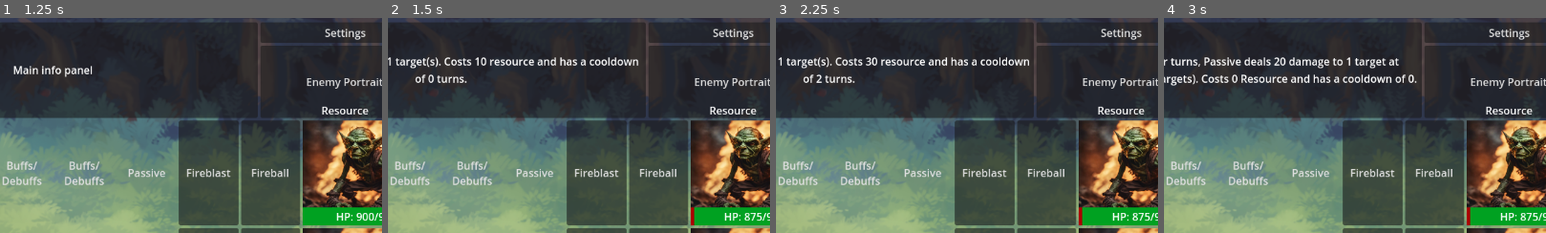
Above: before the commit, frames 1-4 (left to right).
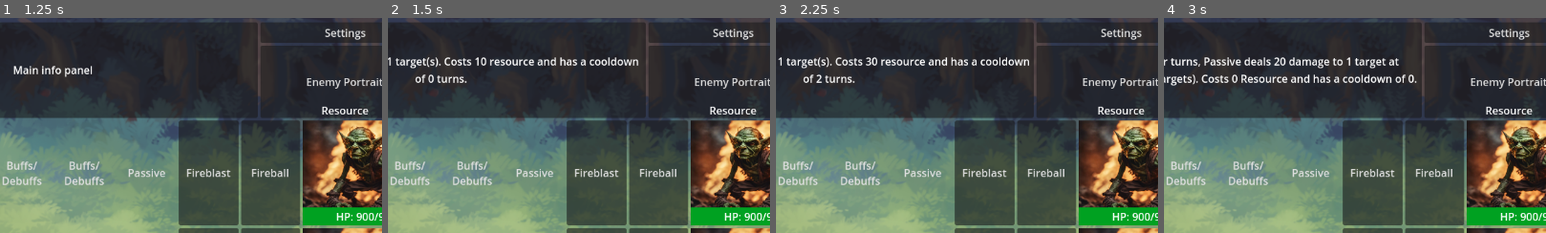
Above: after the commit, the same moments.

Repository: billyquick/arena_game
Game: Godot game, scene res://scenes/battle_level.tscn
The game is run twice, just before and just after one commit, with the same random seed, the same clock (stepped at 60 frames per second) and the same inputs.
Inputs (mouse positions are % of the whole screen's width and height, from its top left):
- Up to frame 1 (1.25 s): click (9, 36) at 0.52 s
- Up to frame 2 (1.5 s): click "Fireball" at 1.25 s
- Up to frame 3 (2.25 s): click "Fireblast" at 2 s
- Up to frame 4 (3 s): click "Passive" at 2.75 s
The pictures show only the part of the screen within x 43-93%, y 0-50%; the shares and areas given below are measured in that part.

Frame 1 is identical in both runs. In frame 2, 0.2% of the frame differs, in the area x 79-98%, y 88-97%; in frame 3, 0.2%; in frame 4, 0.2%.

Commit message:
executeAbility functional
executeAbility now takes real data and checks if target is valid

Diff:
--- a/battle.gd
+++ b/battle.gd
@@ -7,8 +7,9 @@
 var abilityCounter = 0
 var validTargets
 var activeCharacter
+var activeAbility
 
-@onready var enemyCharacter1Health = $MarginContainer/VBoxContainer/MarginContainer2/HBoxContainer/EnemyTeam/EnemyCharacter1/Portrait/Healthbar
+@onready var enemyCharacter1Health = $MarginContainer/VBoxContainer/MarginContainer2/HBoxContainer/EnemyTeam/EnemyCharacter1/EnemyPortrait1/Healthbar
 
 # We might be able to use this to halt execution until it is your turn
 signal turn_passed
@@ -47,13 +48,15 @@
 	characterCounter = 0
 
 func executeAbility(character, selectedAbility, target):
-	if teamResource.consumeResource(selectedAbility.cost):
+	if teamResource.consumeResource(selectedAbility.cost) and !selectedAbility.is_passive:
 		target.health -= selectedAbility.damage
 		updateHealth(enemyCharacter1Health, target)
 		print(character.name, " used ", selectedAbility.name, " on ", target.name)
 		print(target.name, "'s health is now ", target.health)
+		activeCharacter = null
+		activeAbility = null
 	else:
-		print("Not enough resource to use this ability!")
+		print("Not enough resource to use this ability or passive is selected!")
 
 func _on_TargetClicked(targetCharacter: Character):
 	# Determine which ability was being used (based on the ability selection process)
@@ -141,6 +144,12 @@
 		# polish: highlight enemy portraits
 		return teamManager.opponentTeam
 
+func isValidTarget(target):
+	if target in validTargets:
+		return true
+	else:
+		return false
+
 func _on_char_1_ability_1_pressed():
 	# print(teamManager.playerTeam[0].abilities[0].description)
 	displayInfo(teamManager.playerTeam[0].abilities[0])
@@ -148,18 +157,36 @@
 	validTargets = getValidTargets(teamManager.playerTeam[0].abilities[0])
 	# assign active Character to the character's ability we selected
 	activeCharacter = teamManager.playerTeam[0]
-	# need to find a target
-	executeAbility(activeCharacter, teamManager.playerTeam[0].abilities[0], teamManager.opponentTeam[0])
-	print("ability's valid targets: ", validTargets)
+	activeAbility = teamManager.playerTeam[0].abilities[0]
+	# need to set target based on target clicked
+
+	print(teamManager.playerTeam[0].abilities[0].name, " can target: ", validTargets)
 
 func _on_char_1_ability_2_pressed():
 	displayInfo(teamManager.playerTeam[0].abilities[1])
 	validTargets = getValidTargets(teamManager.playerTeam[0].abilities[1])
 	activeCharacter = teamManager.playerTeam[1]
-	print("ability's valid targets: ", validTargets)
+	activeAbility = teamManager.playerTeam[0].abilities[1]
+	print(teamManager.playerTeam[0].abilities[1].name, " can target: ", validTargets)
 
 func _on_char_1_ability_3_pressed():
 	displayInfo(teamManager.playerTeam[0].abilities[2])
 	validTargets = getValidTargets(teamManager.playerTeam[0].abilities[2])
 	activeCharacter = teamManager.playerTeam[2]
-	print("ability's valid targets: ", validTargets)
+	activeAbility = teamManager.playerTeam[0].abilities[2]
+	print(teamManager.playerTeam[0].abilities[2].name, " can target: ", validTargets)
+
+# clicking a portrait should probably set a target
+func _on_enemy_portrait_1_pressed():
+	if activeCharacter != null and isValidTarget(teamManager.opponentTeam[0]):
+		executeAbility(activeCharacter, activeAbility, teamManager.opponentTeam[0])
+	else:
+		print("No active character")
+	pass
+
+
+func _on_char_1_portrait_pressed():
+	if activeCharacter != null and isValidTarget(teamManager.playerTeam[1]):
+		executeAbility(activeCharacter, activeAbility, teamManager.playerTeam[1])
+	else:
+		print("No active character or invalid target!")
--- a/scenes/battle_level.tscn
+++ b/scenes/battle_level.tscn
@@ -172,27 +172,27 @@
 layout_mode = 2
 size_flags_vertical = 3
 
-[node name="Portrait" type="TextureButton" parent="MarginContainer/VBoxContainer/MarginContainer2/HBoxContainer/PlayerTeam/PlayerCharacter2"]
-custom_minimum_size = Vector2(192, 0)
-layout_mode = 2
-ignore_texture_size = true
-stretch_mode = 0
-
-[node name="Healthbar" type="ProgressBar" parent="MarginContainer/VBoxContainer/MarginContainer2/HBoxContainer/PlayerTeam/PlayerCharacter2/Portrait"]
-layout_mode = 1
-anchors_preset = 12
-anchor_top = 1.0
-anchor_right = 1.0
-anchor_bottom = 1.0
-offset_top = -27.0
-grow_horizontal = 2
-grow_vertical = 0
-theme_override_styles/background = SubResource("StyleBoxFlat_0fdjh")
-theme_override_styles/fill = SubResource("StyleBoxFlat_vmcui")
-value = 50.0
-show_percentage = false
-
-[node name="HealthTracker" type="Label" parent="MarginContainer/VBoxContainer/MarginContainer2/HBoxContainer/PlayerTeam/PlayerCharacter2/Portrait/Healthbar"]
+[node name="Char1Portrait" type="TextureButton" parent="MarginContainer/VBoxContainer/MarginContainer2/HBoxContainer/PlayerTeam/PlayerCharacter2"]
+custom_minimum_size = Vector2(192, 0)
+layout_mode = 2
+ignore_texture_size = true
+stretch_mode = 0
+
+[node name="Healthbar" type="ProgressBar" parent="MarginContainer/VBoxContainer/MarginContainer2/HBoxContainer/PlayerTeam/PlayerCharacter2/Char1Portrait"]
+layout_mode = 1
+anchors_preset = 12
+anchor_top = 1.0
+anchor_right = 1.0
+anchor_bottom = 1.0
+offset_top = -27.0
+grow_horizontal = 2
+grow_vertical = 0
+theme_override_styles/background = SubResource("StyleBoxFlat_0fdjh")
+theme_override_styles/fill = SubResource("StyleBoxFlat_vmcui")
+value = 50.0
+show_percentage = false
+
+[node name="HealthTracker" type="Label" parent="MarginContainer/VBoxContainer/MarginContainer2/HBoxContainer/PlayerTeam/PlayerCharacter2/Char1Portrait/Healthbar"]
 layout_mode = 1
 anchors_preset = 15
 anchor_right = 1.0
@@ -291,27 +291,27 @@
 layout_mode = 2
 size_flags_vertical = 3
 
-[node name="Portrait" type="TextureButton" parent="MarginContainer/VBoxContainer/MarginContainer2/HBoxContainer/EnemyTeam/EnemyCharacter1"]
-custom_minimum_size = Vector2(192, 0)
-layout_mode = 2
-ignore_texture_size = true
-stretch_mode = 0
-
-[node name="Healthbar" type="ProgressBar" parent="MarginContainer/VBoxContainer/MarginContainer2/HBoxContainer/EnemyTeam/EnemyCharacter1/Portrait"]
-layout_mode = 1
-anchors_preset = 12
-anchor_top = 1.0
-anchor_right = 1.0
-anchor_bottom = 1.0
-offset_top = -27.0
-grow_horizontal = 2
-grow_vertical = 0
-theme_override_styles/background = SubResource("StyleBoxFlat_0fdjh")
-theme_override_styles/fill = SubResource("StyleBoxFlat_vmcui")
-value = 50.0
-show_percentage = false
-
-[node name="HealthTracker" type="Label" parent="MarginContainer/VBoxContainer/MarginContainer2/HBoxContainer/EnemyTeam/EnemyCharacter1/Portrait/Healthbar"]
+[node name="EnemyPortrait1" type="TextureButton" parent="MarginContainer/VBoxContainer/MarginContainer2/HBoxContainer/EnemyTeam/EnemyCharacter1"]
+custom_minimum_size = Vector2(192, 0)
+layout_mode = 2
+ignore_texture_size = true
+stretch_mode = 0
+
+[node name="Healthbar" type="ProgressBar" parent="MarginContainer/VBoxContainer/MarginContainer2/HBoxContainer/EnemyTeam/EnemyCharacter1/EnemyPortrait1"]
+layout_mode = 1
+anchors_preset = 12
+anchor_top = 1.0
+anchor_right = 1.0
+anchor_bottom = 1.0
+offset_top = -27.0
+grow_horizontal = 2
+grow_vertical = 0
+theme_override_styles/background = SubResource("StyleBoxFlat_0fdjh")
+theme_override_styles/fill = SubResource("StyleBoxFlat_vmcui")
+value = 50.0
+show_percentage = false
+
+[node name="HealthTracker" type="Label" parent="MarginContainer/VBoxContainer/MarginContainer2/HBoxContainer/EnemyTeam/EnemyCharacter1/EnemyPortrait1/Healthbar"]
 layout_mode = 1
 anchors_preset = 15
 anchor_right = 1.0
@@ -463,3 +463,5 @@
 [connection signal="pressed" from="MarginContainer/VBoxContainer/MarginContainer2/HBoxContainer/PlayerTeam/PlayerCharacter1/Char1Ability1" to="." method="_on_char_1_ability_1_pressed"]
 [connection signal="pressed" from="MarginContainer/VBoxContainer/MarginContainer2/HBoxContainer/PlayerTeam/PlayerCharacter1/Char1Ability2" to="." method="_on_char_1_ability_2_pressed"]
 [connection signal="pressed" from="MarginContainer/VBoxContainer/MarginContainer2/HBoxContainer/PlayerTeam/PlayerCharacter1/Char1Ability3" to="." method="_on_char_1_ability_3_pressed"]
+[connection signal="pressed" from="MarginContainer/VBoxContainer/MarginContainer2/HBoxContainer/PlayerTeam/PlayerCharacter2/Char1Portrait" to="." method="_on_char_1_portrait_pressed"]
+[connection signal="pressed" from="MarginContainer/VBoxContainer/MarginContainer2/HBoxContainer/EnemyTeam/EnemyCharacter1/EnemyPortrait1" to="." method="_on_enemy_portrait_1_pressed"]
